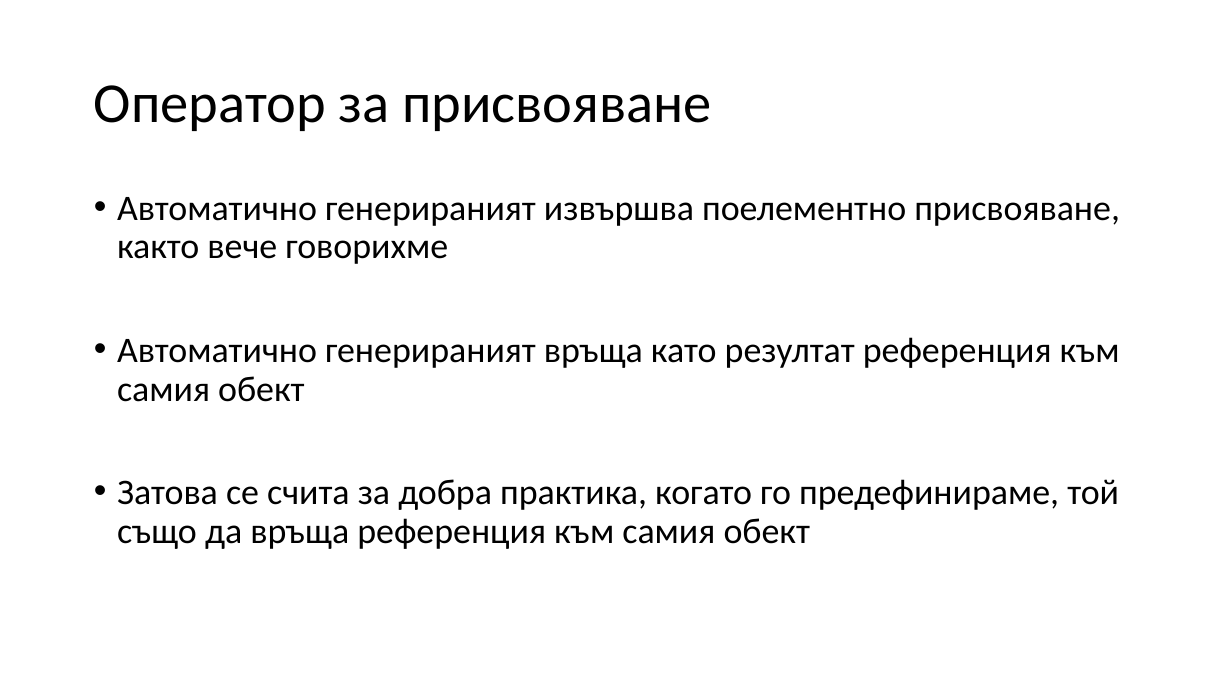
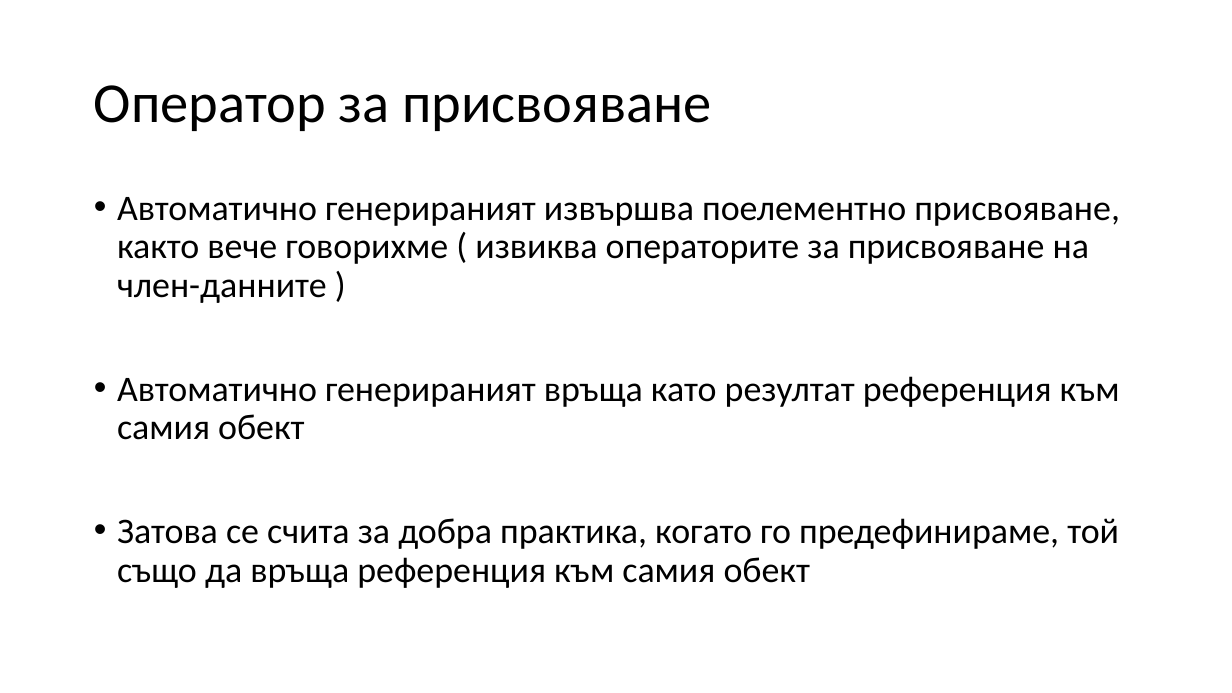
Before and after one commit to Mapmo/Uni-CPP, a slide deck: slide 47 of Object-Oriented Programming/Consultation 2/Consultation2.pptx. Drawn at 1232x693 pixels with LibreOffice and Linux fonts; fonts in the diff are those of the drawing. Boxes give left, top, right and bottom in pixels: in the first picture for what was removed or moved away, otherwise in the second. Text is boxed around its words. In the diff, an @@ line names an element or a change of style, - is before the commit and + after.

```diff
--- a/Object-Oriented Programming/Consultation 2/Consultation2.pptx
+++ b/Object-Oriented Programming/Consultation 2/Consultation2.pptx
@@ text at [117, 197, 1120, 303]: text changed @@
-• Автоматично генерираният извършва поелементно присвояване, както вече говорихме
+• Автоматично генерираният извършва поелементно присвояване, както вече говорихме ( извиква операторите за присвояване на член-данните )
```
Also in this commit, not shown: 12 other slides changed, 2 other files.
